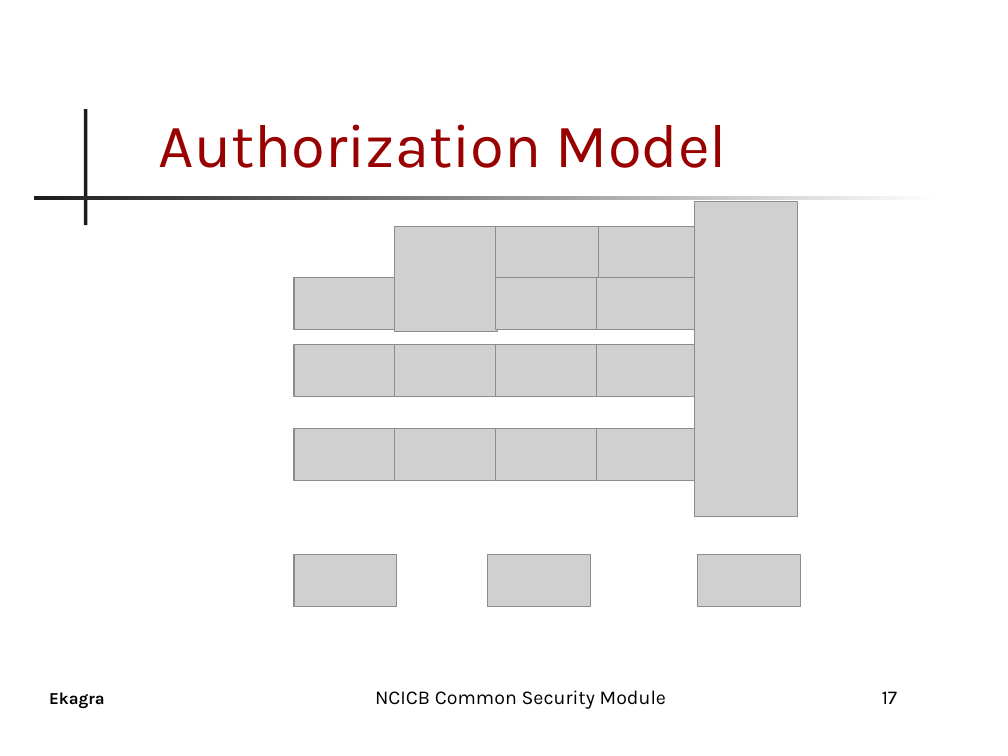
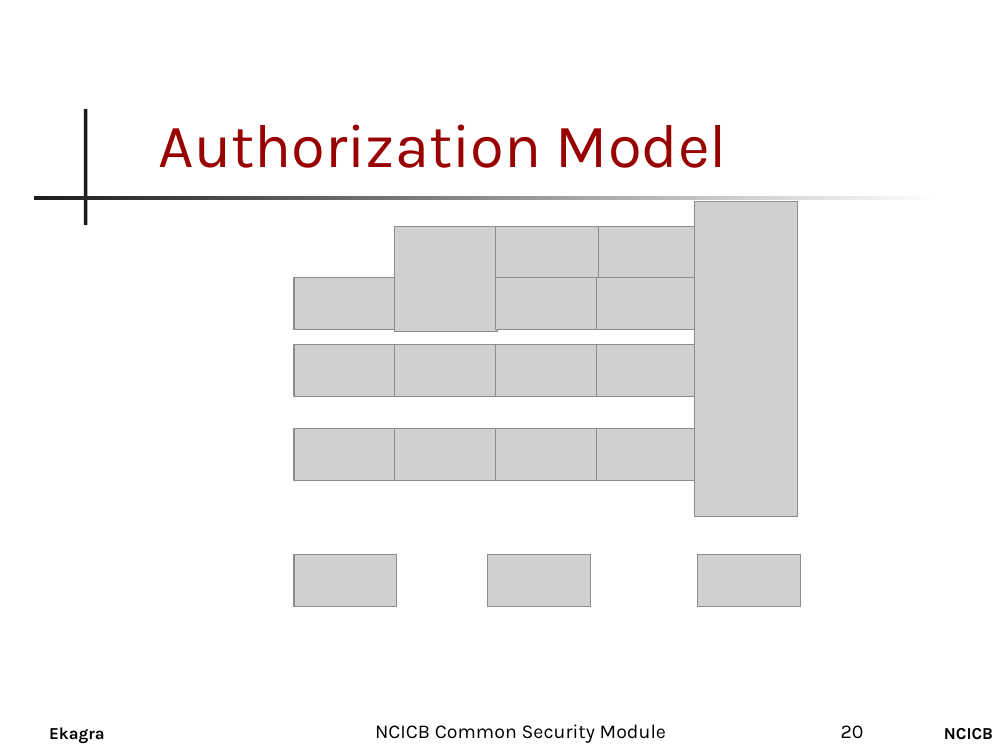
Before and after one commit to CBIIT/common-security-module-docs, a slide deck: slide 20 of CSM_Presentation.ppt (slide 17 before the commit). Drawn at 1008x756 pixels with LibreOffice and Linux fonts; fonts in the diff are those of the drawing; grey boxes stand for pictures; background and template pictures are left out. Boxes give left, top, right and bottom in pixels: in the first picture for what was removed or moved away, otherwise in the second. Text is boxed around its words. In the diff, an @@ line names an element or a change of style, - is before the commit and + after.

```diff
--- a/CSM_Presentation.ppt
+++ b/CSM_Presentation.ppt
@@ text "Ekagra": place and size @@
-text "Ekagra" at bbox=[49, 692, 105, 709]
+text "Ekagra" at bbox=[49, 727, 105, 744]
@@ text "NCICB Common Security Module": place and size @@
-text "NCICB Common Security Module" at bbox=[375, 690, 666, 709]
+text "NCICB Common Security Module" at bbox=[375, 724, 666, 743]
@@ page number removed at bbox=[882, 691, 898, 704] @@
-17
@@ page number added at bbox=[841, 725, 864, 739], 14 pt, text #000000 @@
+20
@@ text added at bbox=[944, 728, 993, 740], 12 pt, text #000000, bold @@
+NCICB
```
Also in this commit, not shown: 28 other slides changed, 4 slides added, 1 other file.
